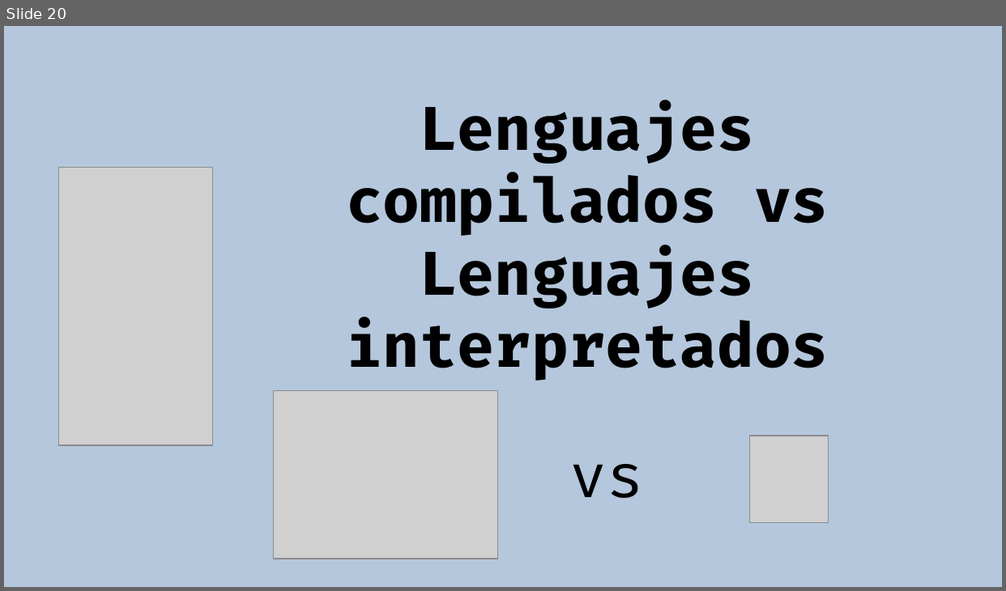
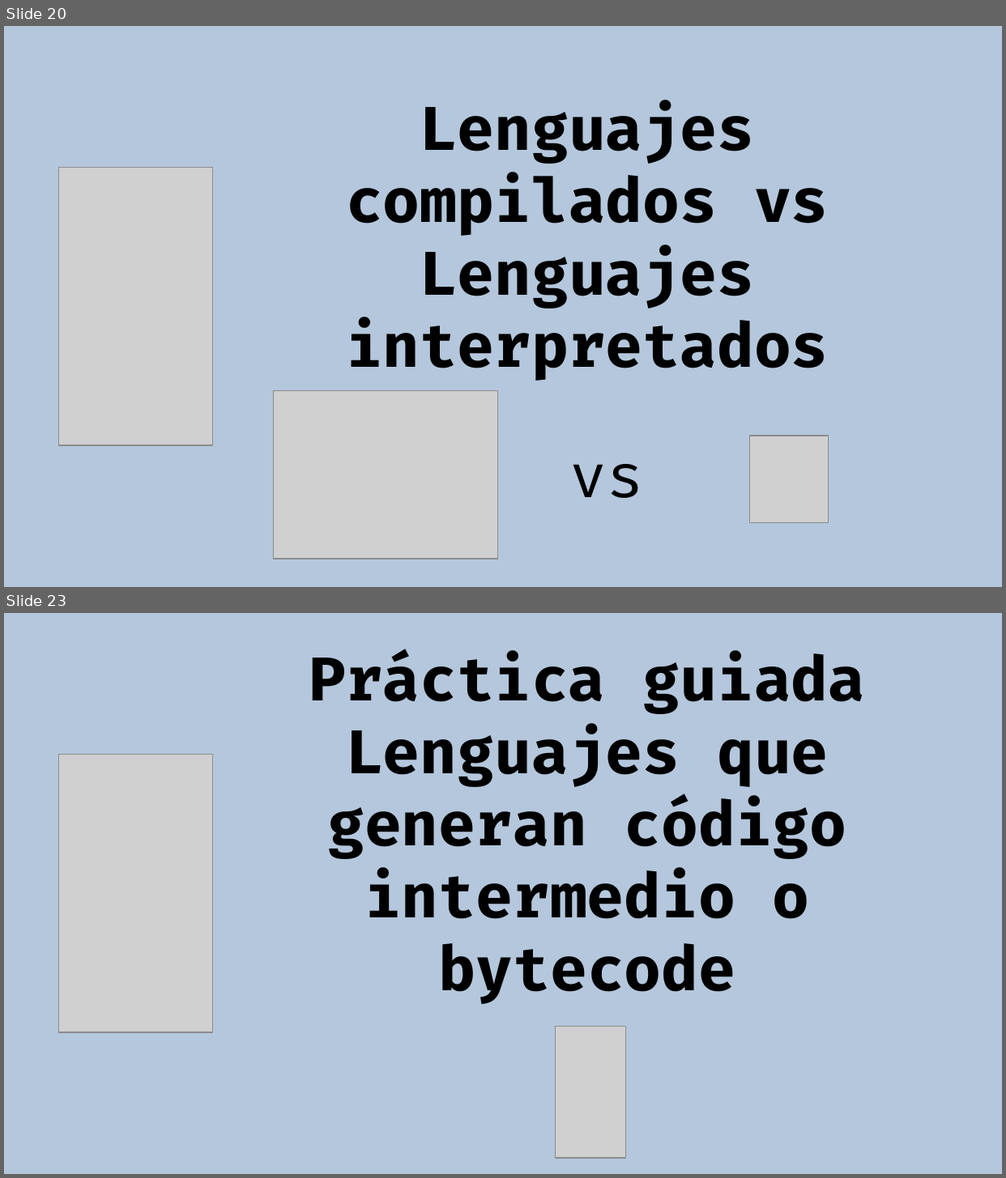
Before and after one commit to rgmf/eed2425, a slide deck: ut/01_desarrollo_de_software/presentacion/02_codigo_traductores.odp. Shown one above the other, each under a label of ours: slide 20 before the commit, slides 20 and 23 after it; the slides between them are not shown. The pictures are 1006x591 and 1006x1178 pixels, drawn with LibreOffice and Linux fonts; fonts in the diff are those of the drawing; grey boxes stand for pictures. Boxes give left, top, right and bottom in pixels: in the first picture for what was removed or moved away, otherwise in the second. Text is boxed around its words. In the diff, an @@ line names an element or a change of style, - is before the commit and + after.

```diff
--- a/ut/01_desarrollo_de_software/presentacion/02_codigo_traductores.odp
+++ b/ut/01_desarrollo_de_software/presentacion/02_codigo_traductores.odp
@@ slide 23 added at [4,613,1002,1174], background #B4C7DC @@
@@ text added at [309,653,866,1004], 48 pt, text #000000, bold @@
+Práctica guiada
+Lenguajes que generan código intermedio o bytecode
@@ picture added at [59,754,212,1033] @@
@@ picture added at [556,1027,626,1159] @@
```
Also in this commit, not shown: 1 slide changed, 2 other slides added.
